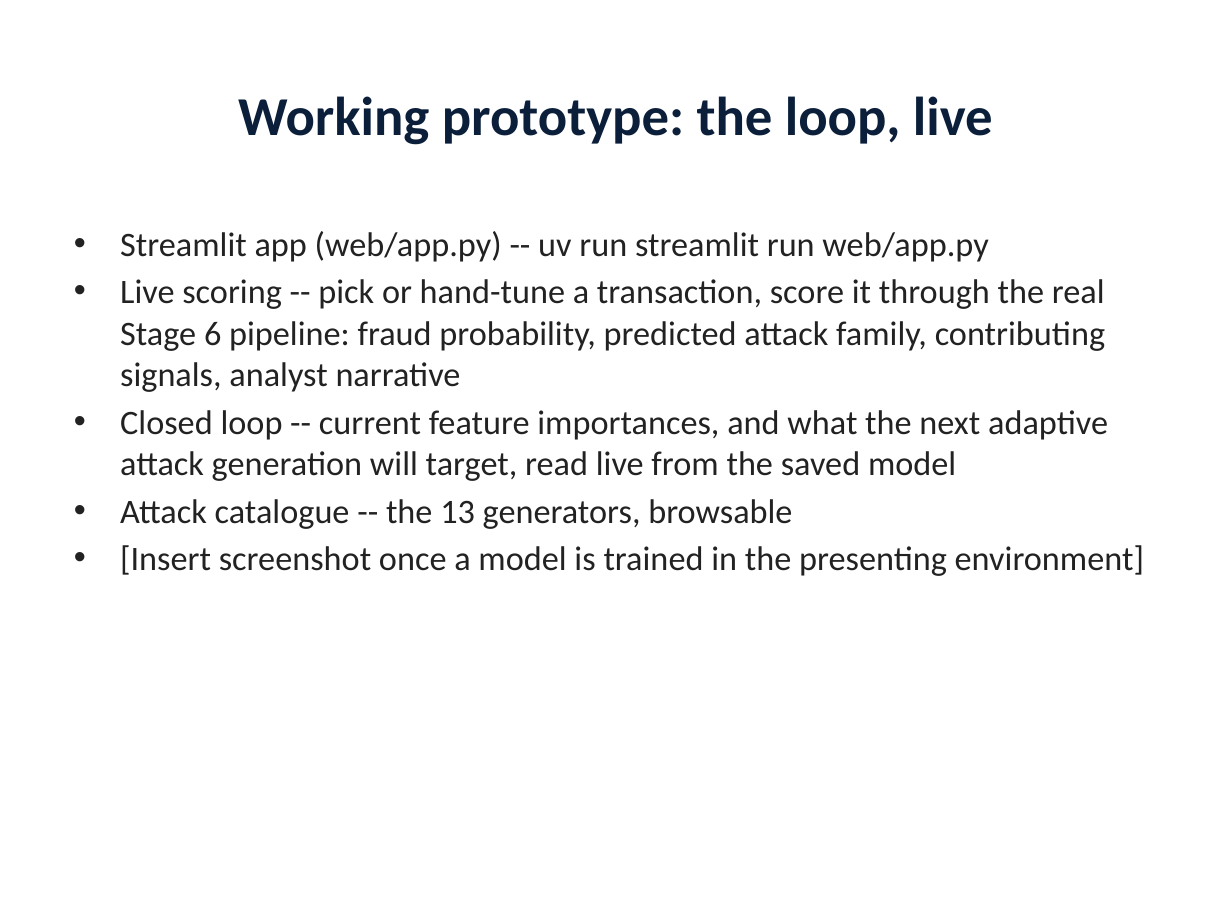
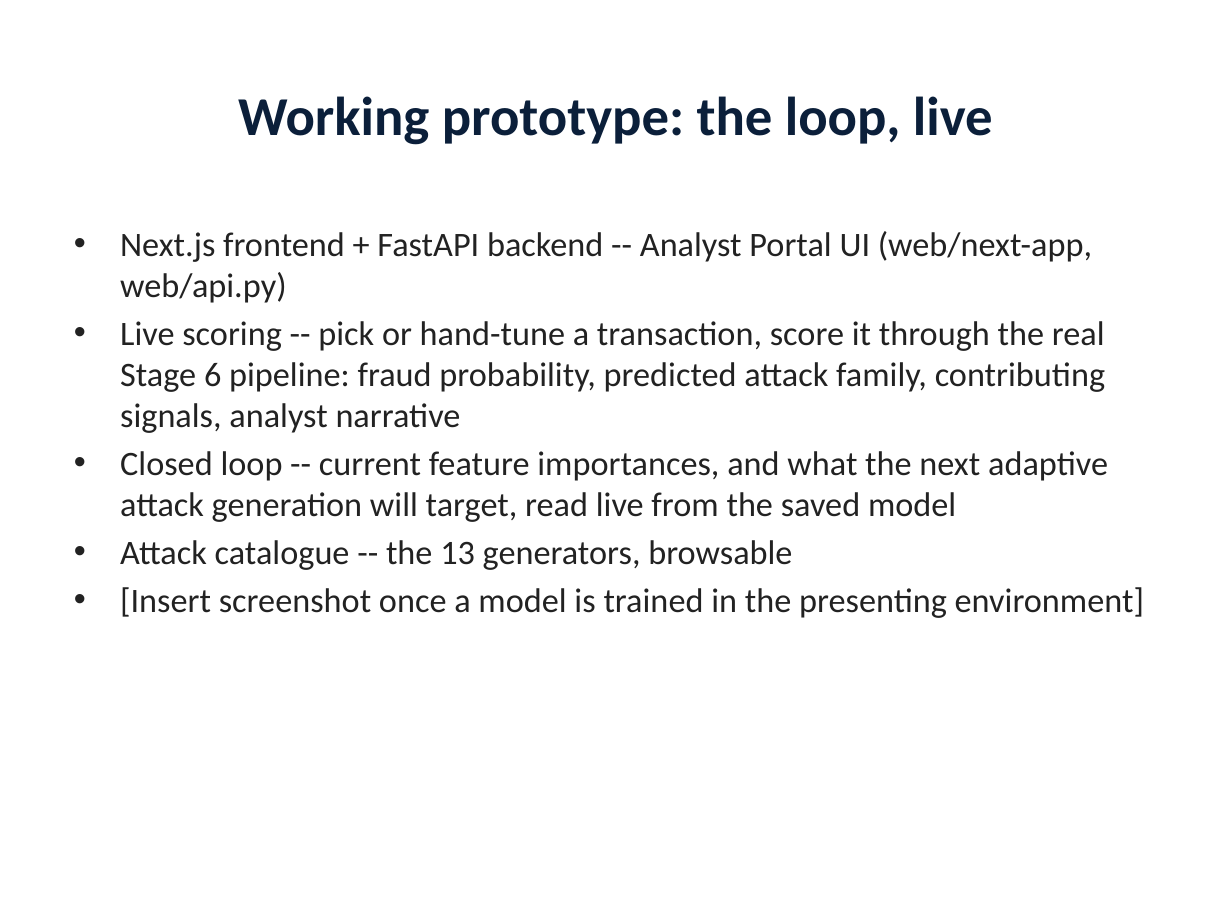
Before and after one commit to Sharkyii/Chakravyuh, a slide deck: slide 16 of docs/deck/chakravyuh-walkthrough.pptx. Drawn at 1232x924 pixels with LibreOffice and Linux fonts; fonts in the diff are those of the drawing. Boxes give left, top, right and bottom in pixels: in the first picture for what was removed or moved away, otherwise in the second. Text is boxed around its words. In the diff, an @@ line names an element or a change of style, - is before the commit and + after.

Commit message:
Update walkthrough deck with team name and Next.js frontend details

```diff
--- a/docs/deck/chakravyuh-walkthrough.pptx
+++ b/docs/deck/chakravyuh-walkthrough.pptx
@@ text at [120,231,1092,303]: text changed @@
-• Streamlit app (web/app.py) -- uv run streamlit run web/app.py
+• Next.js frontend + FastAPI backend -- Analyst Portal UI (web/next-app, web/api.py)
```
Also in this commit, not shown: 2 other slides changed, 1 other file.
